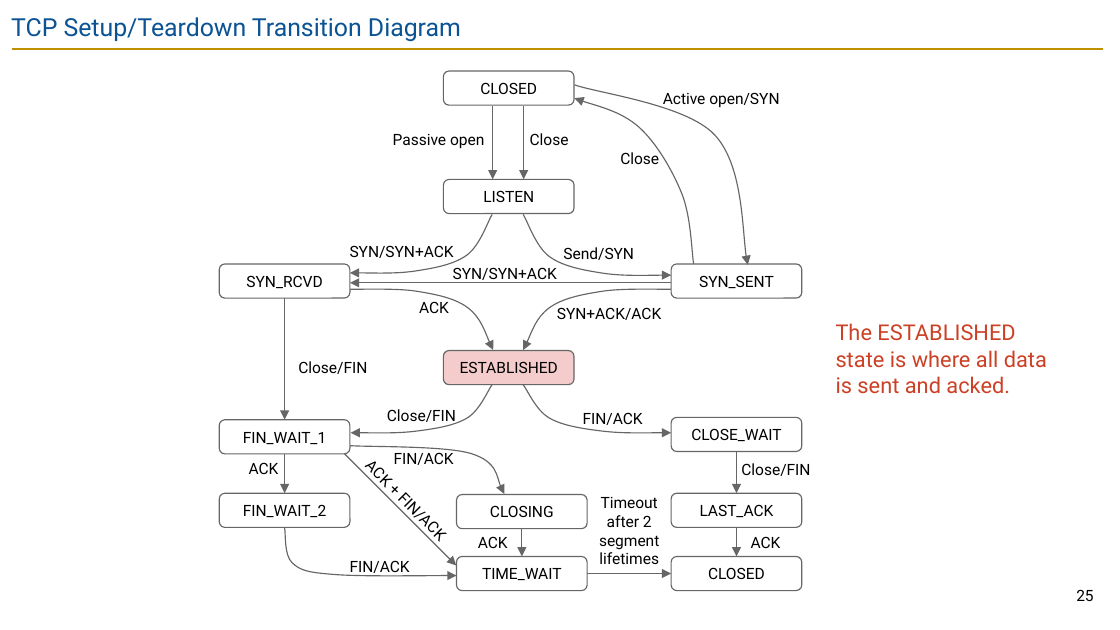
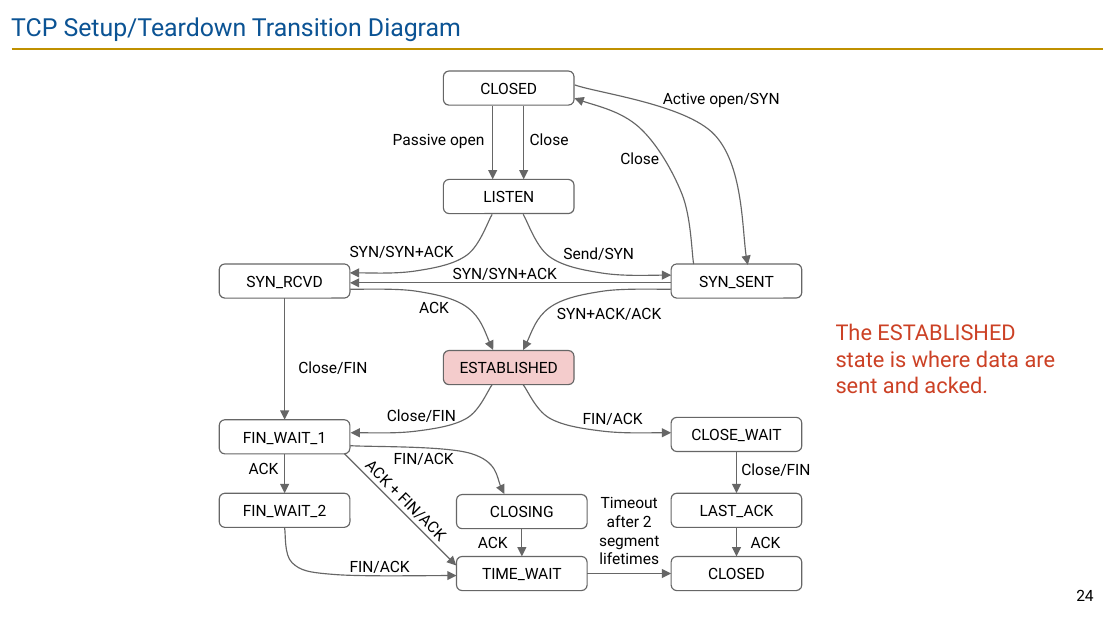
Before and after one commit to guhofstra/CSC175Sp26, a slide deck: slide 24 of PPTs/Lecture 11 - TCP Implementation.pptx (slide 25 before the commit). Drawn at 1120x630 pixels with LibreOffice and Linux fonts; fonts in the diff are those of the drawing. Boxes give left, top, right and bottom in pixels: in the first picture for what was removed or moved away, otherwise in the second. Text is boxed around its words. In the diff, an @@ line names an element or a change of style, - is before the commit and + after.

```diff
--- a/PPTs/Lecture 11 - TCP Implementation.pptx
+++ b/PPTs/Lecture 11 - TCP Implementation.pptx
@@ text at box(836, 323, 1056, 394): text changed @@
-The ESTABLISHED state is where all data is sent and acked.
+The ESTABLISHED state is where data are sent and acked.
@@ page number at box(1076, 589, 1093, 601): text changed @@
-25
+24
```
Also in this commit, not shown: 5 other slides changed, 1 slide removed, 8 other files.
